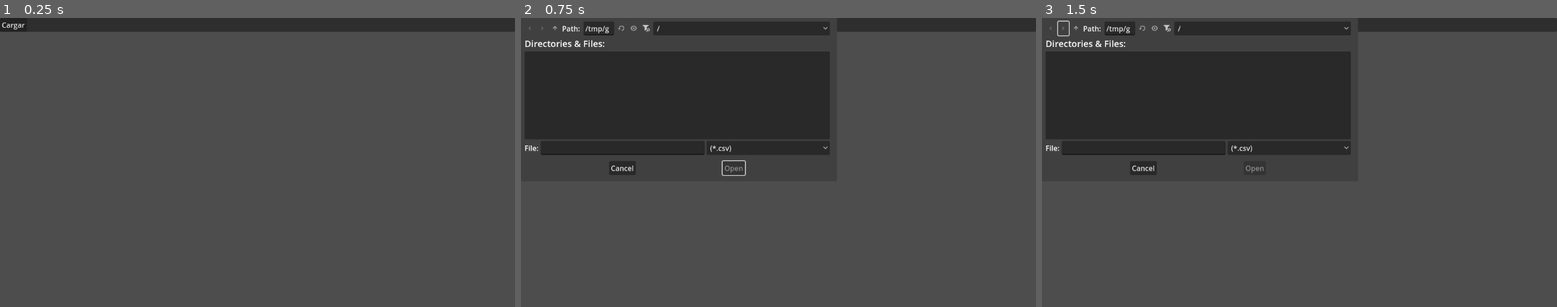
Above: before the commit, frames 1-3 (left to right).
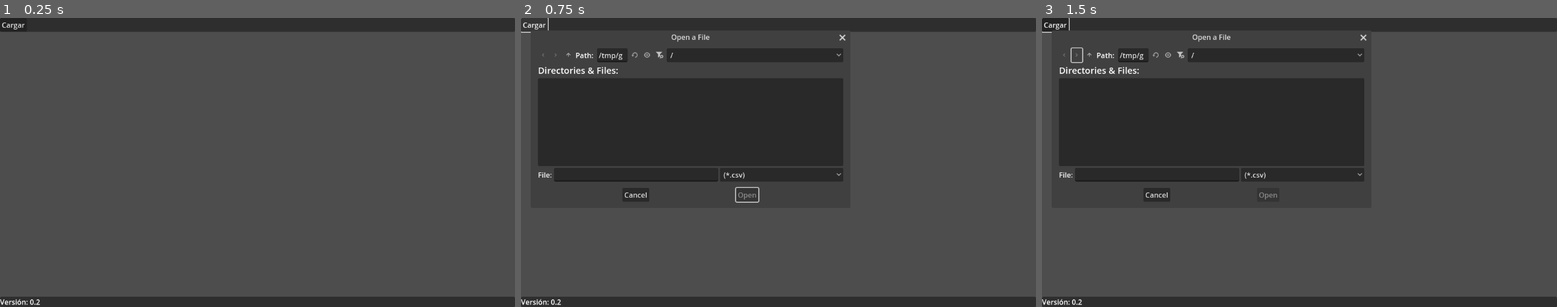
Above: after the commit, the same moments.

Repository: BerlynSG/gforms-csv-stadistic-reader
Game: Godot game, scene res://main.tscn
Two runs of this game, one before a commit and one after it. Both use one fixed random seed, a clock stepped at 60 frames per second and the inputs below.
Inputs (mouse positions are in pixels of both pictures, inside the frame that each line leads up to; where the layout moved, square brackets give the same spot in the first picture):
- Up to frame 1 (0.25 s): no input
- Up to frame 2 (0.75 s): click "Cargar" at 0.5 s
- Up to frame 3 (1.5 s): click (1078, 55) [1062, 29] at 1.25 s

The runs differ from the first frame. In frame 1, 3.5% of the frame differs, in the area x 0-100%, y 96-100%; in frame 2, 6.2%; in frame 3, 6.3%, in the area x 0-100%, y 0-100%.

Commit message:
Cambios de interfaz y hacer visible la versión de la app

Diff:
--- a/main.tscn
+++ b/main.tscn
@@ -2,7 +2,7 @@
 
 [ext_resource type="Script" uid="uid://dd1cy8scoe4xb" path="res://read_csv.gd" id="1_ig7tw"]
 
-[node name="Main" type="Control" node_paths=PackedStringArray("file_dialog", "rich_text_label", "file_label", "save_button", "save_file_dialog")]
+[node name="Main" type="Control" node_paths=PackedStringArray("version_label", "file_dialog", "rich_text_label", "file_label", "save_button", "save_file_dialog")]
 layout_mode = 3
 anchors_preset = 15
 anchor_right = 1.0
@@ -10,6 +10,7 @@
 grow_horizontal = 2
 grow_vertical = 2
 script = ExtResource("1_ig7tw")
+version_label = NodePath("VBoxContainer/PanelContainer2/VersionLabel")
 file_dialog = NodePath("FileDialog")
 rich_text_label = NodePath("VBoxContainer/ScrollContainer/RichTextLabel")
 file_label = NodePath("VBoxContainer/PanelContainer/HBoxContainer/Label")
@@ -18,6 +19,7 @@
 
 [node name="FileDialog" type="FileDialog" parent="."]
 title = "Open a File"
+position = Vector2i(30, 60)
 ok_button_text = "Open"
 file_mode = 0
 access = 2
@@ -25,6 +27,7 @@
 
 [node name="SaveFileDialog" type="FileDialog" parent="."]
 auto_translate_mode = 1
+position = Vector2i(30, 60)
 access = 2
 filters = PackedStringArray("*.csv")
 
@@ -37,6 +40,7 @@
 grow_vertical = 2
 
 [node name="PanelContainer" type="PanelContainer" parent="VBoxContainer"]
+z_index = 1
 layout_mode = 2
 
 [node name="HBoxContainer" type="HBoxContainer" parent="VBoxContainer/PanelContainer"]
@@ -69,6 +73,14 @@
 context_menu_enabled = true
 selection_enabled = true
 
+[node name="PanelContainer2" type="PanelContainer" parent="VBoxContainer"]
+z_index = 1
+layout_mode = 2
+
+[node name="VersionLabel" type="Label" parent="VBoxContainer/PanelContainer2"]
+layout_mode = 2
+text = "Versión: 0.2"
+
 [connection signal="file_selected" from="FileDialog" to="." method="_on_file_dialog_file_selected"]
 [connection signal="file_selected" from="SaveFileDialog" to="." method="_on_save_file_dialog_file_selected"]
 [connection signal="pressed" from="VBoxContainer/PanelContainer/HBoxContainer/LoadButton" to="." method="_on_load_button_pressed"]
--- a/read_csv.gd
+++ b/read_csv.gd
@@ -1,5 +1,6 @@
 extends Node
 
+@export var version_label: Label
 @export var file_dialog: FileDialog
 @export var rich_text_label: RichTextLabel
 @export var file_label: Label
@@ -7,6 +8,9 @@
 @export var save_file_dialog: FileDialog
 
 var csv: Dictionary[String, Question]
+
+func _ready() -> void:
+	version_label.text = "Versión: " + ProjectSettings.get_setting("application/config/version", "")
 
 func load_csv(path: String, delim := ","):
 	csv.clear()
